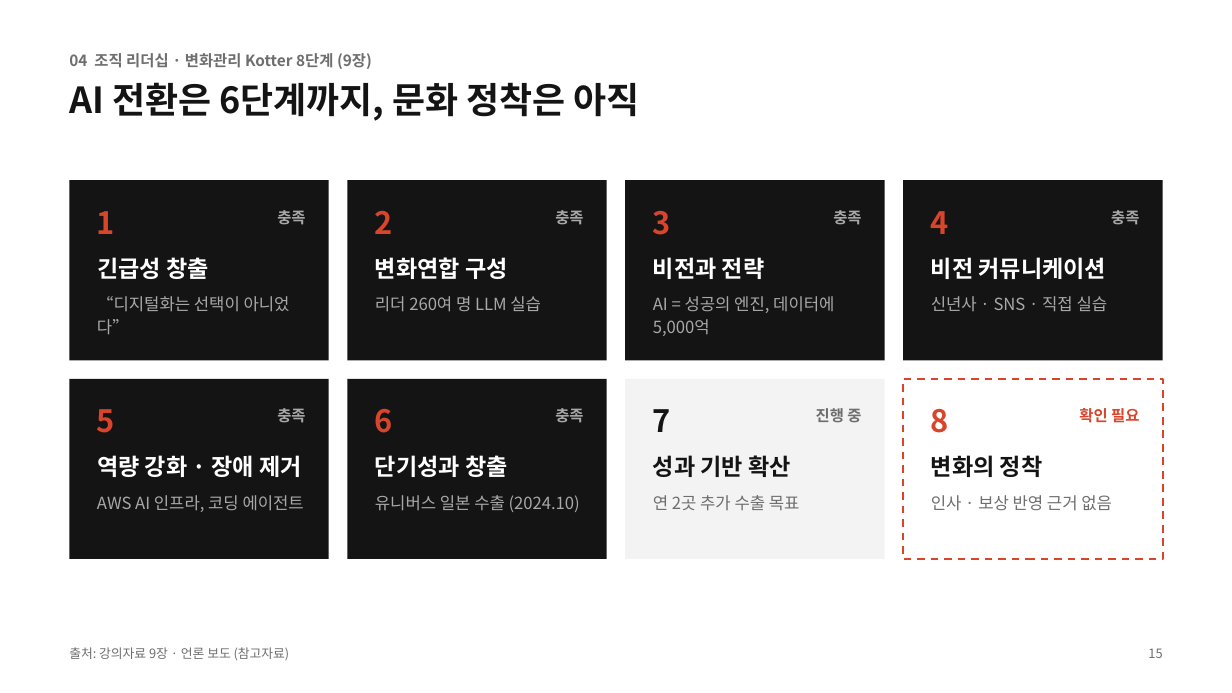
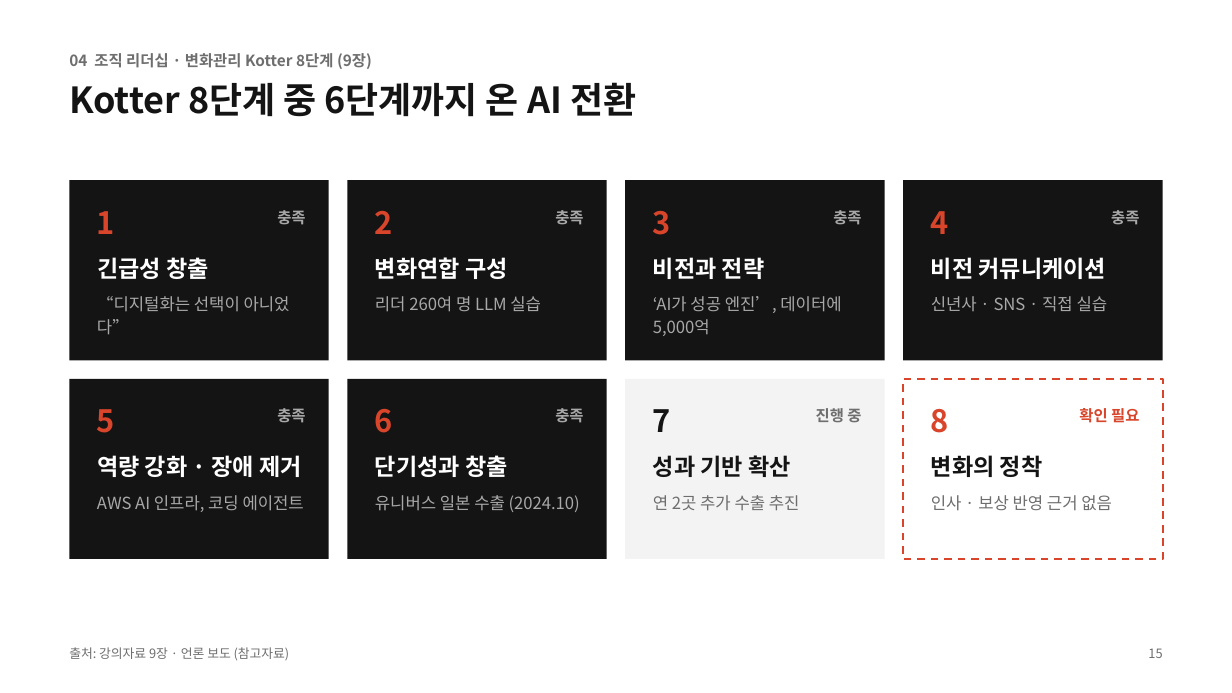
Before and after one commit to NATHAN18-ABLE/for-nathan, a slide deck: slide 15 of leadership-ppt/leadership-final.pptx. Drawn at 1232x693 pixels with LibreOffice and Linux fonts; fonts in the diff are those of the drawing. Boxes give left, top, right and bottom in pixels: in the first picture for what was removed or moved away, otherwise in the second. Text is boxed around its words. In the diff, an @@ line names an element or a change of style, - is before the commit and + after.

```diff
--- a/leadership-ppt/leadership-final.pptx
+++ b/leadership-ppt/leadership-final.pptx
@@ text at (x1=69, y1=82, x2=636, y2=117): text changed @@
-AI 전환은 6단계까지, 문화 정착은 아직
+Kotter 8단계 중 6단계까지 온 AI 전환
@@ text at (x1=653, y1=296, x2=841, y2=336): text changed @@
-AI = 성공의 엔진, 데이터에 5,000억
+‘AI가 성공 엔진’, 데이터에 5,000억
@@ text at (x1=653, y1=495, x2=800, y2=511): text changed @@
-연 2곳 추가 수출 목표
+연 2곳 추가 수출 추진
```
Also in this commit, not shown: 7 other slides changed, 8 other files.
